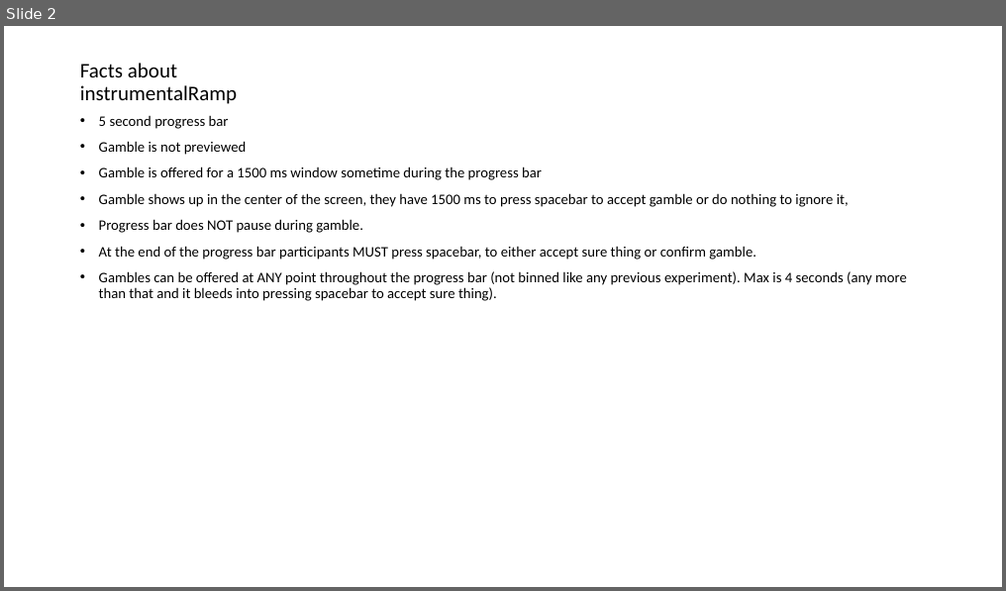
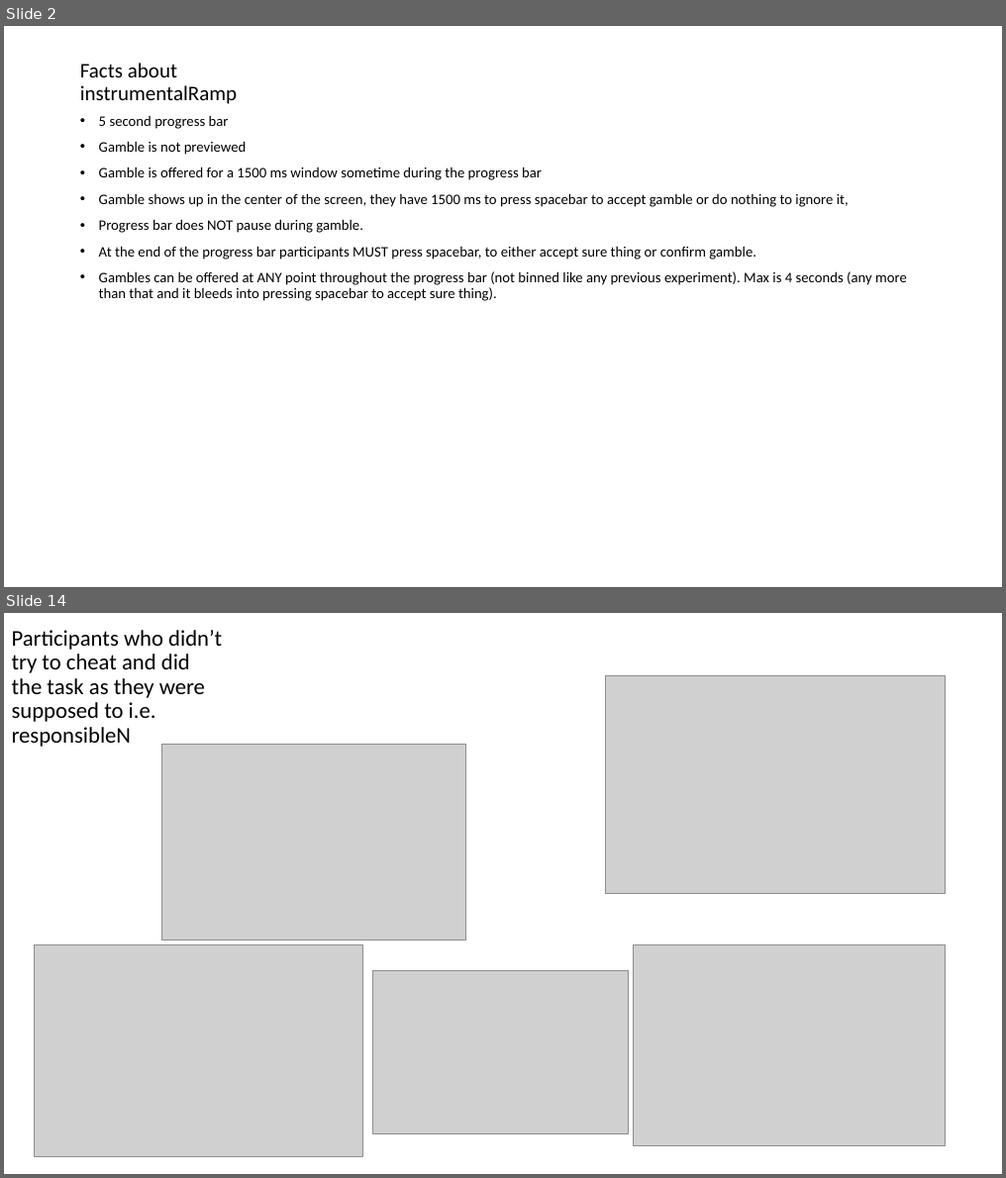
Before and after one commit to gpagnier/rampAnalysis, a slide deck: instrumentalRamp50.pptm. Shown one above the other, each under a label of ours: slide 2 before the commit, slides 2 and 14 after it; the slides between them are not shown. The pictures are 1006x591 and 1006x1178 pixels, drawn with LibreOffice and Linux fonts; fonts in the diff are those of the drawing; grey boxes stand for pictures. Boxes give left, top, right and bottom in pixels: in the first picture for what was removed or moved away, otherwise in the second. Text is boxed around its words. In the diff, an @@ line names an element or a change of style, - is before the commit and + after.

```diff
--- a/instrumentalRamp50.pptm
+++ b/instrumentalRamp50.pptm
@@ slide 14 added at (4, 613, 1002, 1174), background #FFFFFF @@
@@ title added at (12, 630, 222, 747), 21.6 pt, text #000000 @@
+Participants who didn’t try to cheat and did the task as they were supposed to i.e. responsibleN
@@ picture added at (606, 675, 945, 894) @@
@@ picture added at (161, 744, 466, 940) @@
@@ picture added at (34, 946, 362, 1157) @@
@@ picture added at (634, 946, 945, 1146) @@
@@ picture added at (373, 970, 629, 1135) @@
```
Also in this commit, not shown: 10 slides changed, 3 other slides added, 7 slides removed, 15 other files.
